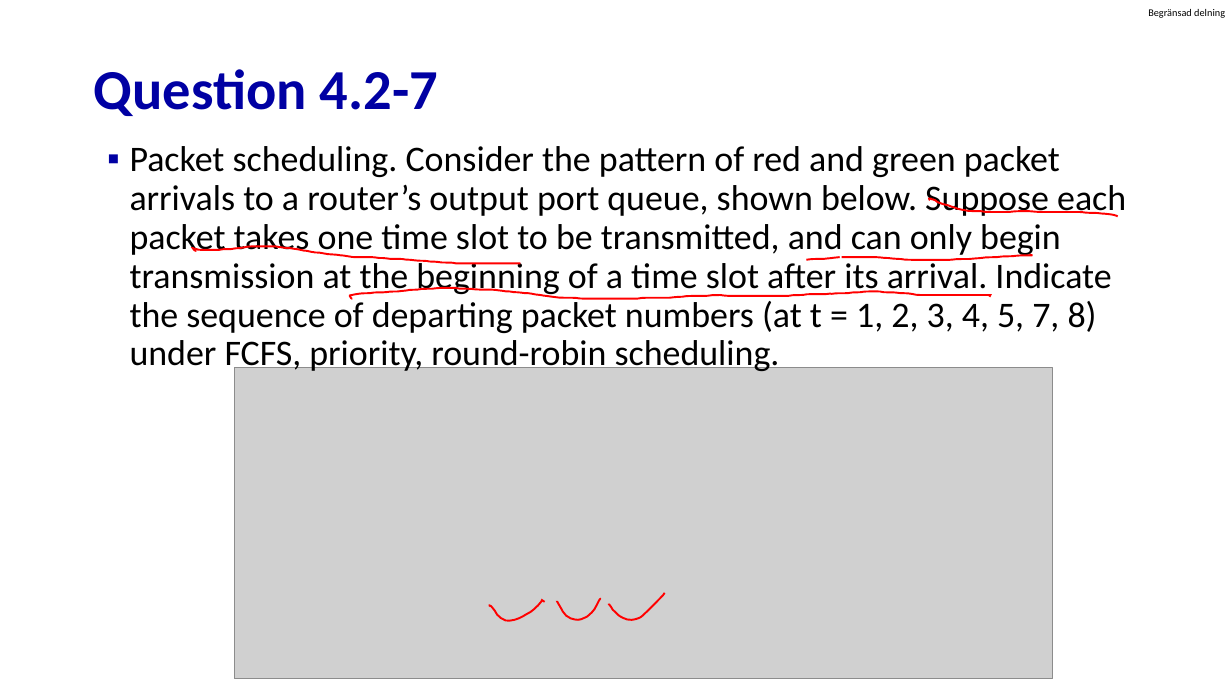
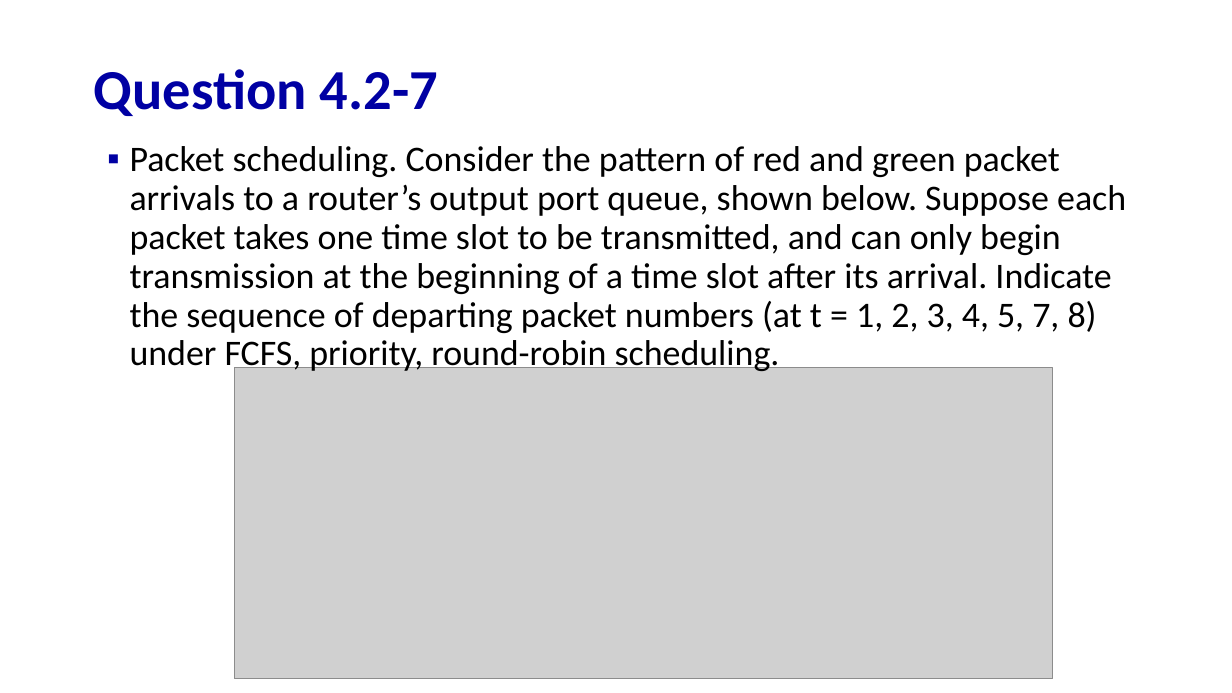
Before and after one commit to guhofstra/CSC175, a slide deck: slide 44 of PPTs/Quiz/Midterm Exam 2024.pptx. Drawn at 1232x693 pixels with LibreOffice and Linux fonts; fonts in the diff are those of the drawing; grey boxes stand for pictures. Boxes give left, top, right and bottom in pixels: in the first picture for what was removed or moved away, otherwise in the second. Text is boxed around its words. In the diff, an @@ line names an element or a change of style, - is before the commit and + after.

```diff
--- a/PPTs/Quiz/Midterm Exam 2024.pptx
+++ b/PPTs/Quiz/Midterm Exam 2024.pptx
@@ text removed at (x1=1148, y1=9, x2=1225, y2=18) @@
-Begränsad delning
@@ freeform shape removed at (x1=930, y1=199, x2=1118, y2=217) @@
@@ freeform shape removed at (x1=193, y1=247, x2=520, y2=264) @@
@@ freeform shape removed at (x1=807, y1=257, x2=840, y2=260) @@
@@ freeform shape removed at (x1=842, y1=254, x2=1033, y2=260) @@
@@ freeform shape removed at (x1=350, y1=288, x2=991, y2=299) @@
@@ freeform shape removed at (x1=557, y1=598, x2=600, y2=619) @@
@@ freeform shape removed at (x1=609, y1=593, x2=665, y2=620) @@
@@ freeform shape removed at (x1=489, y1=600, x2=545, y2=620) @@
```
Also in this commit, not shown: 73 other slides changed, 4 other files.
